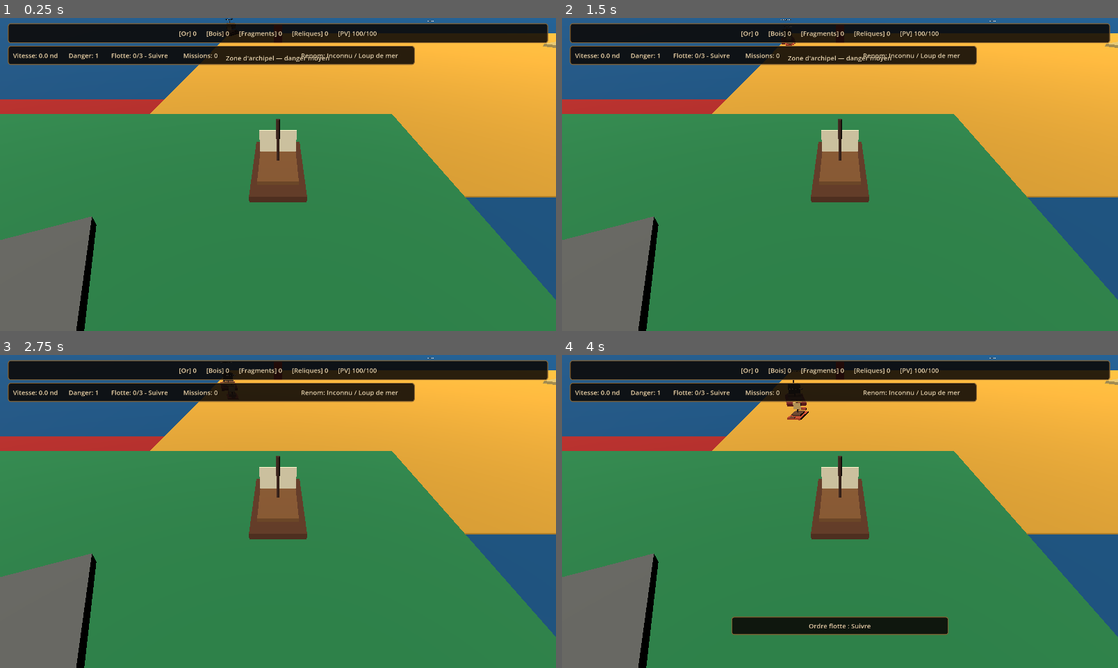
Above: before the commit, frames 1-4 (two rows, left to right).
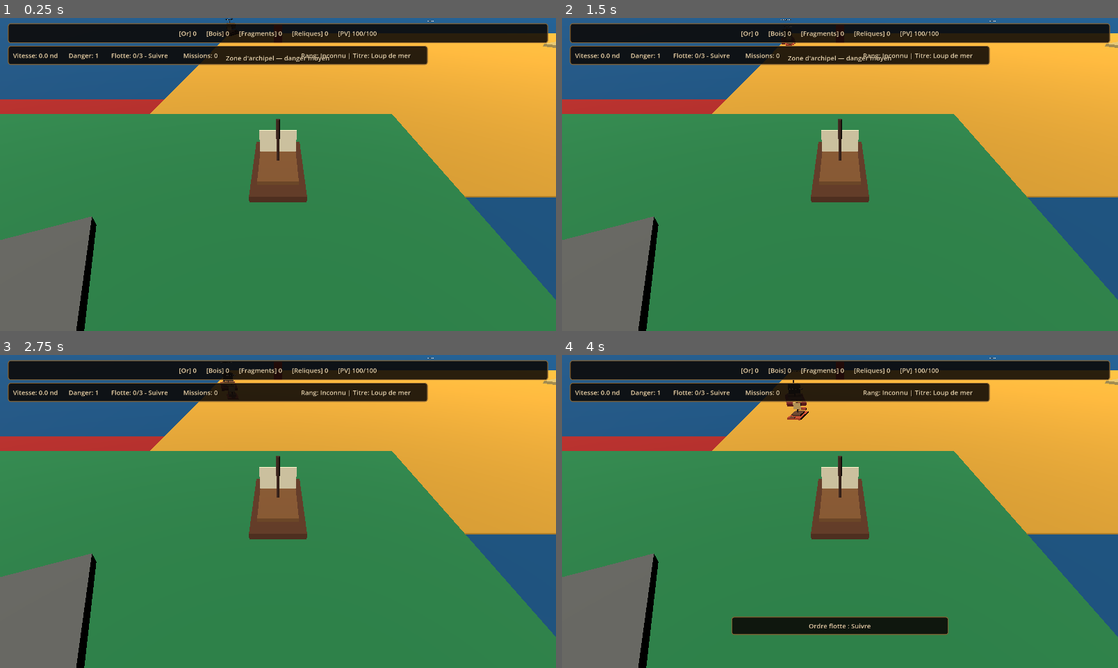
Above: after the commit, the same moments.

Repository: blou132/jeux-pirate
Game: Godot game, scene res://scenes/world/World.tscn
Two runs of this game, one before a commit and one after it. Both use one fixed random seed, a clock stepped at 60 frames per second and the inputs below.
Inputs (mouse positions are in pixels of both pictures, inside the frame that each line leads up to):
- Up to frame 1 (0.25 s): no input
- Up to frame 2 (1.5 s): tap Enter at 0.5 s; move the mouse to (962, 158) at 0.52 s; hold D 0.53-1.25 s; tap R at 0.6 s; click (962, 158) at 0.67 s; tap Space at 1.25 s; drag from (728, 190) to (812, 237) at 1.27 s
- Up to frame 3 (2.75 s): tap Enter at 2 s; move the mouse to (333, 442) at 2.02 s; hold D from 2.03 s (still down); hold Q from 2.03 s (still down)
- Up to frame 4 (4 s): release D at 2.75 s; release Q at 2.75 s; drag from (812, 574) to (673, 464) at 2.77 s; move the mouse to (1006, 558) at 3.52 s; hold A from 3.53 s (still down); tap F at 3.6 s

The runs differ from the first frame. In frame 1, 0.3% of the frame differs, in the area x 54-77%, y 8-16%; in frame 2, 0.3%; in frame 3, 0.3%; in frame 4, 0.3%.

Commit message:
fix: polish compact renown labels

Diff:
--- a/scenes/ui/HUD.tscn
+++ b/scenes/ui/HUD.tscn
@@ -56,7 +56,7 @@
 layout_mode = 1
 offset_left = 18.0
 offset_top = 64.0
-offset_right = 940.0
+offset_right = 980.0
 offset_bottom = 108.0
 mouse_filter = 2
 
@@ -87,9 +87,9 @@
 clip_text = true
 
 [node name="CompactReputationLabel" type="Label" parent="HUDRoot/CompactSailingPanel/CompactRow"]
-custom_minimum_size = Vector2(250, 0)
-layout_mode = 2
-text = "Renom: Inconnu / Loup"
+custom_minimum_size = Vector2(280, 0)
+layout_mode = 2
+text = "Rang: Inconnu | Titre: Loup"
 clip_text = true
 
 [node name="LeftStatusPanel" type="PanelContainer" parent="HUDRoot"]
--- a/scripts/ui/HUD.gd
+++ b/scripts/ui/HUD.gd
@@ -446,18 +446,43 @@
 			String(view.get("next_title_name", "Maximum atteint")),
 			String(view.get("title_progress_text", "0 / 120")),
 		]
-	compact_reputation_label.text = "Renom: %s / %s" % [
-		_shorten_compact_text(String(view.get("rank_name", "Inconnu")), 10),
-		_shorten_compact_text(String(view.get("title_name", "Loup de mer")), 12),
+	compact_reputation_label.text = "Rang: %s | Titre: %s" % [
+		_get_compact_rank_label(String(view.get("rank_name", "Inconnu"))),
+		_get_compact_title_label(String(view.get("title_name", "Loup de mer"))),
 	]
 	_set_reputation_panel_visible(true)
 
 
-func _shorten_compact_text(text: String, max_length: int) -> String:
-	if text.length() <= max_length:
-		return text
-
-	return "%s." % text.substr(0, maxi(1, max_length - 1))
+func _get_compact_rank_label(rank_name: String) -> String:
+	match rank_name:
+		"Roi des pirates":
+			return "Roi pirate"
+		"Fléau des mers":
+			return "Fléau mers"
+		_:
+			return rank_name
+
+
+func _get_compact_title_label(title_name: String) -> String:
+	match title_name:
+		"Seigneur des vagues":
+			return "Seigneur vagues"
+		"Maître des flottes":
+			return "Maître flotte"
+		"Conquérant des océans":
+			return "Conquérant"
+		"Fléau des mers":
+			return "Fléau mers"
+		"Souverain des océans":
+			return "Souverain"
+		"Roi des pirates":
+			return "Roi pirate"
+		"Empereur des mers":
+			return "Empereur"
+		"Légende éternelle":
+			return "Légende"
+		_:
+			return title_name
 
 
 func _set_reputation_panel_visible(is_visible: bool) -> void:
